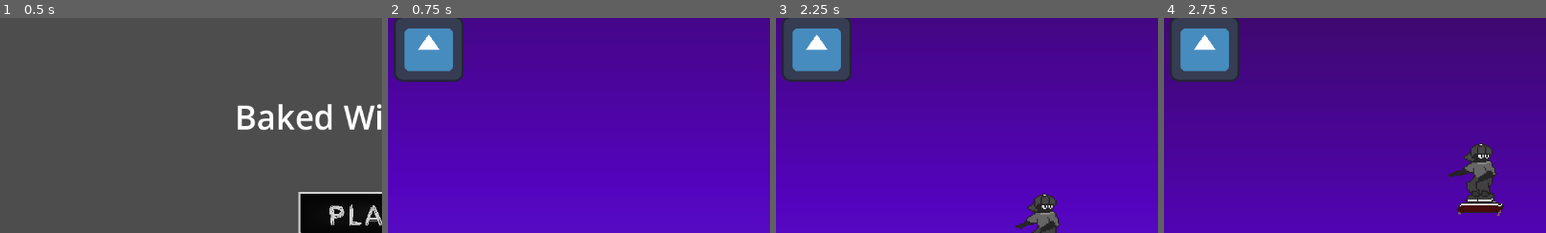
Above: before the commit, frames 1-4 (left to right).
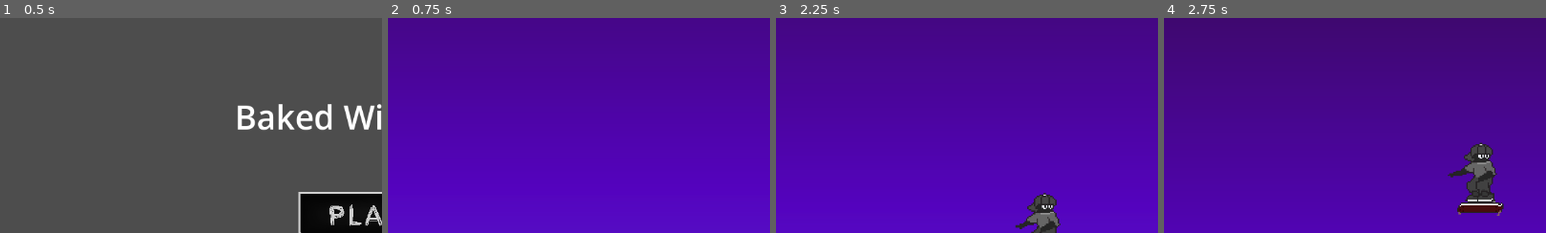
Above: after the commit, the same moments.

Repository: ChaffeyGameDevelopmentClub/SweetsGameJam
Game: Godot game, scene res://UI/Title Screen/title_screen.tscn
Same seed, same stepped clock (60 frames per second), same inputs: the game is played once before the commit and once after it. The engine's default icon, where the game draws it, is replaced by a stand-in: a white triangle on a blue panel in a dark square.
Inputs (mouse positions are % of the whole screen's width and height, from its top left):
- Up to frame 1 (0.5 s): no input
- Up to frame 2 (0.75 s): click (48, 46) at 0.5 s
- Up to frame 3 (2.25 s): click (5, 7) at 1.27 s; tap Enter at 2 s; hold D (Right) from 2.03 s (still down); hold W (Jump) from 2.03 s (still down)
- Up to frame 4 (2.75 s): keep holding D (Right); keep holding W (Jump)
The pictures show only the part of the screen within x 0-50%, y 0-50%; the shares and areas given below are measured in that part.

Frame 1 is identical in both runs. In frame 2, 5.4% of the frame differs, in the area x 1-20%, y 0-30%; in frame 3, 5.4%; in frame 4, 5.4%.

Commit message:
Added Audio

Diff:
--- a/bakedwithlove/Obstacles/big_trash_obstacle.gd
+++ b/bakedwithlove/Obstacles/big_trash_obstacle.gd
@@ -14,5 +14,8 @@
 
 func _on_body_entered(body: Node2D) -> void:
 	if body.get_name() == "player":
+		$obssfx.play()
 		body.queue_free()
 		get_tree().reload_current_scene()
+		GameManager.BluePoints = 0
+		GameManager.RedPoints = 0
--- a/bakedwithlove/Obstacles/big_trash_obstacle.tscn
+++ b/bakedwithlove/Obstacles/big_trash_obstacle.tscn
@@ -1,7 +1,8 @@
-[gd_scene load_steps=7 format=3 uid="uid://506vbiey0cpo"]
+[gd_scene load_steps=8 format=3 uid="uid://506vbiey0cpo"]
 
 [ext_resource type="Script" path="res://Obstacles/big_trash_obstacle.gd" id="1_1xx8e"]
 [ext_resource type="Texture2D" uid="uid://dvx8rxq2lbsoe" path="res://Textures/Assets/Props-01.png" id="2_kg7lk"]
+[ext_resource type="AudioStream" uid="uid://bqf3yhxsp1g4k" path="res://Sounds/Obstacle Impact (1).mp3" id="3_iglj4"]
 
 [sub_resource type="CircleShape2D" id="CircleShape2D_thio0"]
 
@@ -39,4 +40,7 @@
 energy = 5.0
 texture = SubResource("GradientTexture2D_5l0f6")
 
+[node name="obssfx" type="AudioStreamPlayer" parent="."]
+stream = ExtResource("3_iglj4")
+
 [connection signal="body_entered" from="." to="." method="_on_body_entered"]
--- a/bakedwithlove/Obstacles/bird_obstacle.gd
+++ b/bakedwithlove/Obstacles/bird_obstacle.gd
@@ -13,5 +13,8 @@
 
 func _on_body_entered(body: Node2D) -> void:
 	if body.get_name() == "player":
+		$obssfx.play()
 		body.queue_free()
 		get_tree().reload_current_scene()
+		GameManager.BluePoints = 0
+		GameManager.RedPoints = 0
--- a/bakedwithlove/Obstacles/bird_obstacle.tscn
+++ b/bakedwithlove/Obstacles/bird_obstacle.tscn
@@ -1,7 +1,8 @@
-[gd_scene load_steps=10 format=3 uid="uid://bdwnfl54qewkx"]
+[gd_scene load_steps=11 format=3 uid="uid://bdwnfl54qewkx"]
 
 [ext_resource type="Texture2D" uid="uid://cm5jj71343mpt" path="res://Textures/AnimationSprites/Pigeon Sprite Sheet.png" id="1_4i7vn"]
 [ext_resource type="Script" path="res://Obstacles/bird_obstacle.gd" id="1_5x4tp"]
+[ext_resource type="AudioStream" uid="uid://bqf3yhxsp1g4k" path="res://Sounds/Obstacle Impact (1).mp3" id="3_2wjgk"]
 
 [sub_resource type="CircleShape2D" id="CircleShape2D_u7y2r"]
 
@@ -65,4 +66,7 @@
 energy = 5.0
 texture = SubResource("GradientTexture2D_xyhfe")
 
+[node name="obssfx" type="AudioStreamPlayer" parent="."]
+stream = ExtResource("3_2wjgk")
+
 [connection signal="body_entered" from="." to="." method="_on_body_entered"]
--- a/bakedwithlove/Obstacles/small_trash_obstacle.gd
+++ b/bakedwithlove/Obstacles/small_trash_obstacle.gd
@@ -13,5 +13,8 @@
 
 func _on_body_entered(body: Node2D) -> void:
 	if body.get_name() == "player":
+		$obssfx.play()
 		body.queue_free()
 		get_tree().reload_current_scene()
+		GameManager.BluePoints = 0
+		GameManager.RedPoints = 0
--- a/bakedwithlove/Obstacles/small_trash_obstacle.tscn
+++ b/bakedwithlove/Obstacles/small_trash_obstacle.tscn
@@ -1,7 +1,8 @@
-[gd_scene load_steps=7 format=3 uid="uid://7bap4gx2qpfg"]
+[gd_scene load_steps=8 format=3 uid="uid://7bap4gx2qpfg"]
 
 [ext_resource type="Script" path="res://Obstacles/small_trash_obstacle.gd" id="1_3vjay"]
 [ext_resource type="Texture2D" uid="uid://dvx8rxq2lbsoe" path="res://Textures/Assets/Props-01.png" id="1_6nsps"]
+[ext_resource type="AudioStream" uid="uid://bqf3yhxsp1g4k" path="res://Sounds/Obstacle Impact (1).mp3" id="3_47tap"]
 
 [sub_resource type="CircleShape2D" id="CircleShape2D_u7y2r"]
 
@@ -39,4 +40,7 @@
 energy = 5.0
 texture = SubResource("GradientTexture2D_c5nc3")
 
+[node name="obssfx" type="AudioStreamPlayer" parent="."]
+stream = ExtResource("3_47tap")
+
 [connection signal="body_entered" from="." to="." method="_on_body_entered"]
--- a/bakedwithlove/UI/pause_menu.gd
+++ b/bakedwithlove/UI/pause_menu.gd
@@ -14,6 +14,7 @@
 	if event.is_action_pressed("Pause"):
 		self.visible = not self.visible
 		get_tree().paused= not get_tree().paused
+		$PauseAudio.play()
 
 
 func _on_play_button_pressed() -> void:
--- a/bakedwithlove/UI/pause_menu.tscn
+++ b/bakedwithlove/UI/pause_menu.tscn
@@ -1,9 +1,10 @@
-[gd_scene load_steps=5 format=3 uid="uid://bxf7xhw400i5u"]
+[gd_scene load_steps=6 format=3 uid="uid://bxf7xhw400i5u"]
 
 [ext_resource type="Script" path="res://UI/pause_menu.gd" id="1_mjww7"]
 [ext_resource type="Texture2D" uid="uid://cvh48tmodkhcn" path="res://Textures/UI Assets/Square Buttons/Square Buttons/Play Square Button.png" id="2_6ihvh"]
 [ext_resource type="Texture2D" uid="uid://c4ffaa6saeyu8" path="res://Textures/UI Assets/Square Buttons/Square Buttons/Home Square Button.png" id="3_yx5vt"]
 [ext_resource type="Texture2D" uid="uid://cx1o6u7ahby1r" path="res://Textures/UI Assets/Square Buttons/Square Buttons/On Off Square Button.png" id="4_63gvm"]
+[ext_resource type="AudioStream" uid="uid://cowbtgctjlbwh" path="res://Sounds/Pause_Unpause.mp3" id="5_e3fmc"]
 
 [node name="Pause Menu" type="Control"]
 process_mode = 3
@@ -50,6 +51,9 @@
 ignore_texture_size = true
 stretch_mode = 0
 
+[node name="PauseAudio" type="AudioStreamPlayer" parent="."]
+stream = ExtResource("5_e3fmc")
+
 [connection signal="pressed" from="PlayButton" to="." method="_on_play_button_pressed"]
 [connection signal="pressed" from="MenuButton" to="." method="_on_menu_button_pressed"]
 [connection signal="pressed" from="ExitButton" to="." method="_on_exit_button_pressed"]
--- a/bakedwithlove/main_level.tscn
+++ b/bakedwithlove/main_level.tscn
@@ -2,7 +2,6 @@
 
 [ext_resource type="PackedScene" uid="uid://4nv48texs04x" path="res://player.tscn" id="1_b4f2r"]
 [ext_resource type="Script" path="res://main_level.gd" id="1_dl8hb"]
-[ext_resource type="PackedScene" uid="uid://bxf7xhw400i5u" path="res://UI/pause_menu.tscn" id="2_xkfqt"]
 [ext_resource type="Texture2D" uid="uid://2ot7ypch6wru" path="res://Textures/Background/Background Props.png" id="5_m5ck7"]
 [ext_resource type="Texture2D" uid="uid://b3snfoat80pub" path="res://Textures/Assets/Tiles.png" id="6_c3uhe"]
 [ext_resource type="Texture2D" uid="uid://c8ttku5mxuqa7" path="res://Textures/Background/Base Color.png" id="6_o8h7n"]
@@ -19,6 +18,7 @@
 [ext_resource type="PackedScene" uid="uid://bdwnfl54qewkx" path="res://Obstacles/bird_obstacle.tscn" id="15_46x6v"]
 [ext_resource type="PackedScene" uid="uid://7bap4gx2qpfg" path="res://Obstacles/small_trash_obstacle.tscn" id="16_w8t17"]
 [ext_resource type="PackedScene" uid="uid://506vbiey0cpo" path="res://Obstacles/big_trash_obstacle.tscn" id="17_ml3nw"]
+[ext_resource type="PackedScene" uid="uid://bxf7xhw400i5u" path="res://UI/pause_menu.tscn" id="20_1osmr"]
 [ext_resource type="PackedScene" uid="uid://cshkt765ejb0k" path="res://UI/player_hud.tscn" id="20_4hc47"]
 
 [sub_resource type="TileSetAtlasSource" id="TileSetAtlasSource_cg5mw"]
@@ -1706,13 +1706,9 @@
 
 [node name="CanvasLayer" type="CanvasLayer" parent="."]
 
-[node name="Pause Menu" parent="CanvasLayer" instance=ExtResource("2_xkfqt")]
-offset_left = 9.0
-offset_top = -3.0
-offset_right = 47.0
-offset_bottom = 35.0
-
 [node name="PlayerHUD" parent="CanvasLayer" instance=ExtResource("20_4hc47")]
+
+[node name="Pause Menu" parent="CanvasLayer" instance=ExtResource("20_1osmr")]
 
 [node name="Heaven" type="PointLight2D" parent="."]
 top_level = true
--- a/bakedwithlove/pause_menu.gd
+++ /dev/null
@@ -1,15 +0,0 @@
-extends Control
-
-
-# Called when the node enters the scene tree for the first time.
-func _ready() -> void:
-	pass # Replace with function body.
-
-
-# Called every frame. 'delta' is the elapsed time since the previous frame.
-func _process(delta: float) -> void:
-	pass
-
-func _input(event):
-	if event.is_action_pressed("Pause"):
-		get_tree().paused= not get_tree().paused
--- a/bakedwithlove/pause_menu.tscn
+++ b/bakedwithlove/pause_menu.tscn
@@ -1,7 +1,22 @@
-[gd_scene load_steps=3 format=3 uid="uid://bxf7xhw400i5u"]
+[gd_scene load_steps=2 format=3 uid="uid://df7nnbbeeb43j"]
 
-[ext_resource type="Texture2D" uid="uid://cube0kx5h0um3" path="res://icon.svg" id="1_1wvkn"]
-[ext_resource type="Script" path="res://pause_menu.gd" id="1_mjww7"]
+[sub_resource type="GDScript" id="GDScript_0d5cp"]
+script/source = "extends Control
+
+
+# Called when the node enters the scene tree for the first time.
+func _ready() -> void:
+	pass # Replace with function body.
+
+
+# Called every frame. 'delta' is the elapsed time since the previous frame.
+func _process(delta: float) -> void:
+	pass
+
+func _input(event):
+	if event.is_action_pressed(\"Pause\"):
+		get_tree().paused= not get_tree().paused
+"
 
 [node name="Pause Menu" type="Control"]
 process_mode = 3
@@ -9,13 +24,4 @@
 anchors_preset = 0
 offset_right = 38.0
 offset_bottom = 38.0
-script = ExtResource("1_mjww7")
-
-[node name="pauseButton" type="TextureButton" parent="."]
-layout_mode = 0
-offset_right = 101.0
-offset_bottom = 95.0
-scale = Vector2(1.04, 1.04)
-texture_normal = ExtResource("1_1wvkn")
-ignore_texture_size = true
-stretch_mode = 0
+script = SubResource("GDScript_0d5cp")
--- a/bakedwithlove/player.gd
+++ b/bakedwithlove/player.gd
@@ -6,6 +6,13 @@
 @export var jump_height: float
 @export var jump_to_top: float
 @export var jump_to_bottom: float
+#
+@export var rollsfx: AudioStreamPlayer
+@export var fastsfx: AudioStreamPlayer
+@export var slowsfx: AudioStreamPlayer
+
+
+
 
 #Calculations to find exact jump velocity and gravity to create jump
 @onready var jump_velocity: float = (2.0 * jump_height)/jump_to_top * -1
@@ -27,8 +34,8 @@
 
 
 func _physics_process(delta: float) -> void:
-
-	#checks if player isn't on floor. Applies coyote time. Applies gravity
+	playerAudio()
+		#checks if player isn't on floor. Applies coyote time. Applies gravity
 	if not is_on_floor():
 		coyoteTime()
 		velocity += getgravity() * delta
@@ -92,3 +99,15 @@
 func rememberJumpBuffer():
 	await get_tree().create_timer(.1).timeout
 	jumpBuffer = false
+
+func playerAudio():
+	if Input.is_action_just_pressed("Left"):
+		slowsfx.play()
+	if Input.is_action_just_pressed("Right"):
+		fastsfx.play()
+	if Input.is_action_just_released("Left"):
+		slowsfx.stop()
+	if Input.is_action_just_pressed("Jump"):
+		$jumpsfx.play()
+	if Input.is_action_just_released("Jump"):
+		$jumpsfx.stop()
--- a/bakedwithlove/player.tscn
+++ b/bakedwithlove/player.tscn
@@ -6,6 +6,10 @@
 [ext_resource type="Texture2D" uid="uid://dxsytsu1h4uq6" path="res://Textures/AnimationSprites/skater jump-Sheet.png" id="4_xyr11"]
 [ext_resource type="Texture2D" uid="uid://c4dhtw8gxvufm" path="res://Textures/AnimationSprites/skater braking-Sheet.png" id="5_31o0r"]
 [ext_resource type="Texture2D" uid="uid://beeoy7f3jxdjj" path="res://Textures/AnimationSprites/skateboard speed up-Sheet.png" id="6_ieb3r"]
+[ext_resource type="AudioStream" uid="uid://7nncvnq22kej" path="res://Sounds/Skateboard Brake.mp3" id="7_uks5c"]
+[ext_resource type="AudioStream" uid="uid://7y7x4josd6rt" path="res://Sounds/Skateboard Rolling.mp3" id="8_f836h"]
+[ext_resource type="AudioStream" uid="uid://6gaql3x4q87m" path="res://Sounds/Skateboard Boost.mp3" id="9_s23uf"]
+[ext_resource type="AudioStream" uid="uid://t4smljh222hc" path="res://Sounds/Sick Kickflip (jump).mp3" id="10_7e7be"]
 
 [sub_resource type="AtlasTexture" id="AtlasTexture_p2tx2"]
 atlas = ExtResource("2_j7ash")
@@ -129,13 +133,16 @@
 [sub_resource type="RectangleShape2D" id="RectangleShape2D_krlxw"]
 size = Vector2(20, 35)
 
-[node name="player" type="CharacterBody2D"]
+[node name="player" type="CharacterBody2D" node_paths=PackedStringArray("rollsfx", "fastsfx", "slowsfx")]
 scale = Vector2(2.5, 2.5)
 script = ExtResource("1_aueos")
 speed = 400.0
 jump_height = 300.0
 jump_to_top = 1.0
 jump_to_bottom = 0.5
+rollsfx = NodePath("Rollsfx")
+fastsfx = NodePath("fastsfx")
+slowsfx = NodePath("slowsfx")
 metadata/_edit_group_ = true
 
 [node name="PlayerSprite" type="AnimatedSprite2D" parent="."]
@@ -151,10 +158,24 @@
 
 [node name="Camera2D" type="Camera2D" parent="."]
 position = Vector2(404.4, -188.8)
+scale = Vector2(1, 1)
 zoom = Vector2(0.2, 0.2)
 limit_left = -1275
 limit_top = -2000
 position_smoothing_enabled = true
 position_smoothing_speed = 3.0
 
-[node name="PlayerSounds" type="AudioStreamPlayer2D" parent="."]
+[node name="slowsfx" type="AudioStreamPlayer" parent="."]
+stream = ExtResource("7_uks5c")
+volume_db = -26.001
+
+[node name="Rollsfx" type="AudioStreamPlayer" parent="."]
+stream = ExtResource("8_f836h")
+volume_db = 24.0
+
+[node name="fastsfx" type="AudioStreamPlayer" parent="."]
+stream = ExtResource("9_s23uf")
+volume_db = 0.17
+
+[node name="jumpsfx" type="AudioStreamPlayer" parent="."]
+stream = ExtResource("10_7e7be")
Not shown, added: bakedwithlove/Progress BAR/blue_progress_bar.png.import
Not shown, added: bakedwithlove/Progress BAR/red_progress_bar.png.import
Not shown, added: bakedwithlove/Sounds/Obstacle Impact (1).mp3.import
Not shown, added: bakedwithlove/main_char animation/skatehurt-Sheet.png.import
Not shown: 1 places in bakedwithlove/player.tscn that only renumber resources
Not shown, added: bakedwithlove/Sounds/Obstacle Impact (1).mp3
